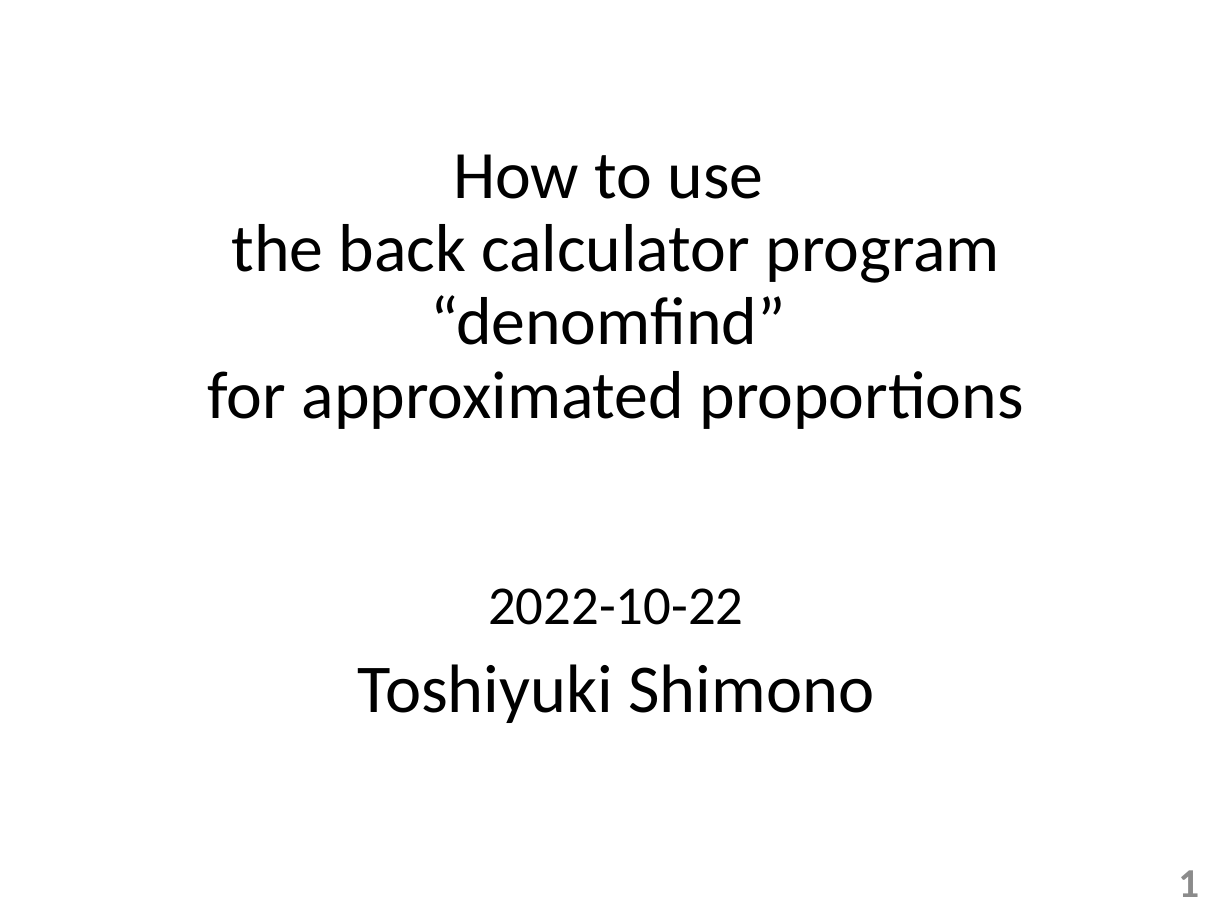
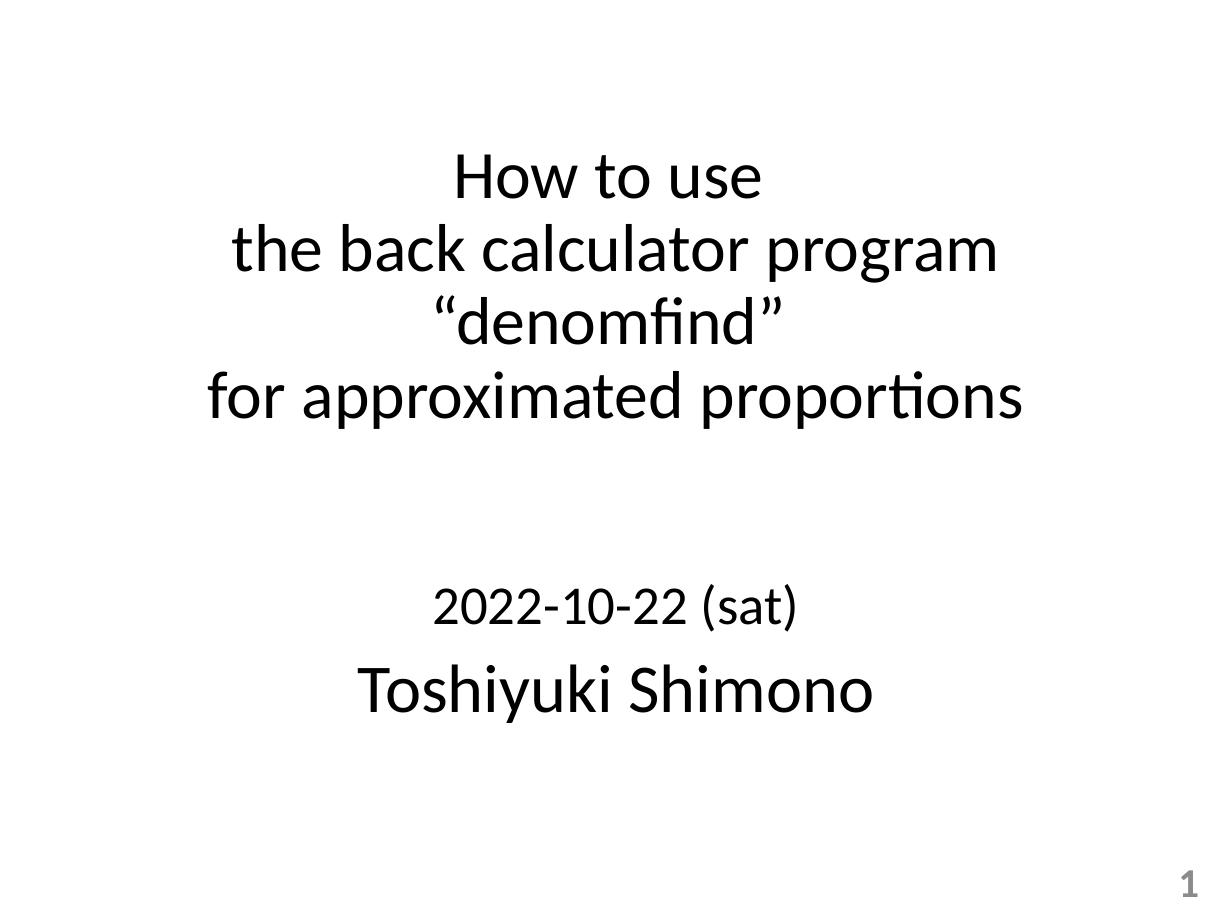
Before and after one commit to tulamili/App-denomfind, a slide deck: slide 1 of docs2/manipulation221022sat.pptx. Drawn at 1232x924 pixels with LibreOffice and Linux fonts; fonts in the diff are those of the drawing. Boxes give left, top, right and bottom in pixels: in the first picture for what was removed or moved away, otherwise in the second. Text is boxed around its words. In the diff, an @@ line names an element or a change of style, - is before the commit and + after.

```diff
--- a/docs2/manipulation221022sat.pptx
+++ b/docs2/manipulation221022sat.pptx
@@ subtitle at box(432, 584, 800, 632): text changed @@
-2022-10-22
+2022-10-22 (sat)
```
Also in this commit, not shown: 5 other slides changed, 1 slide added, 1 other file.
